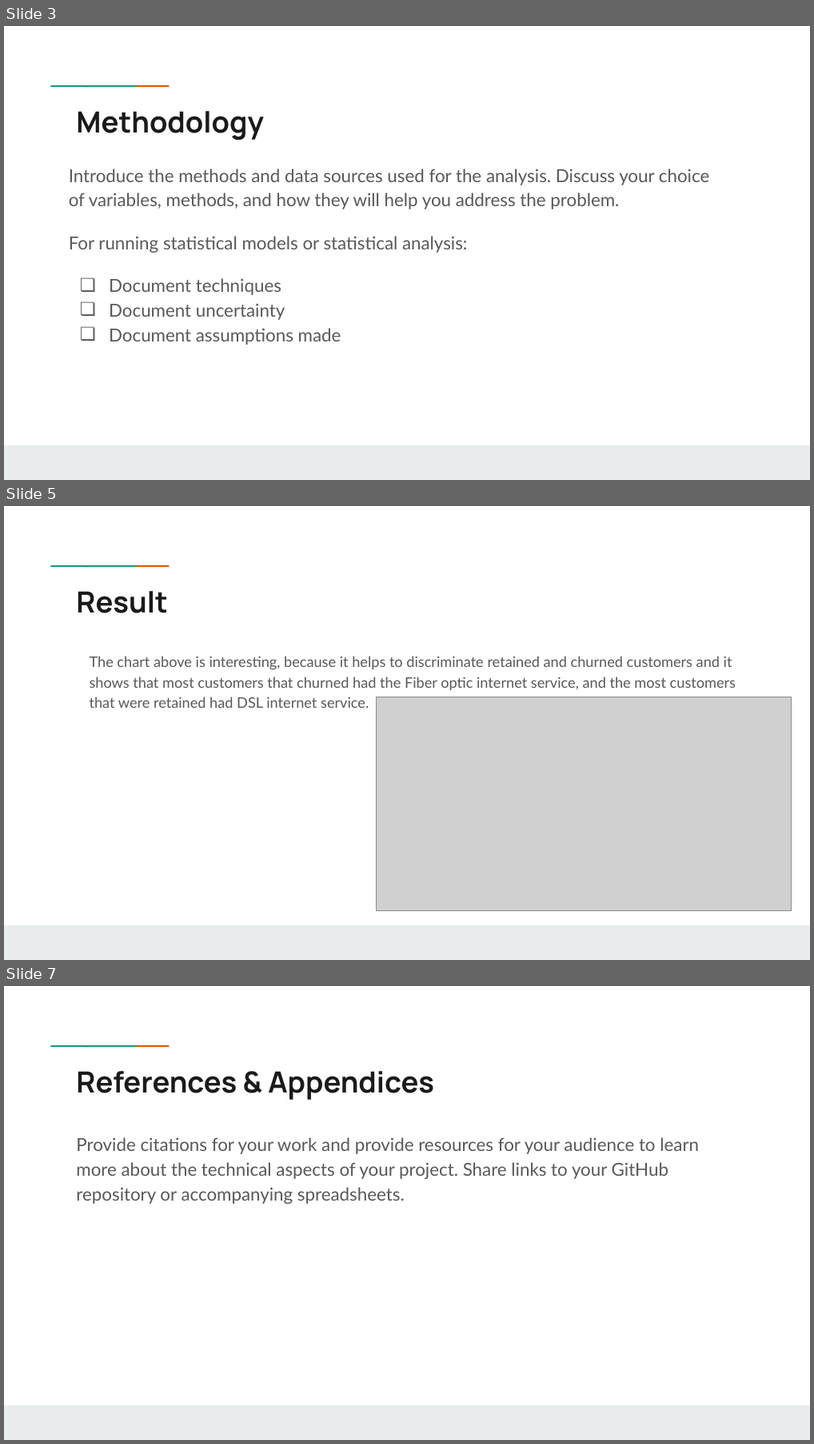
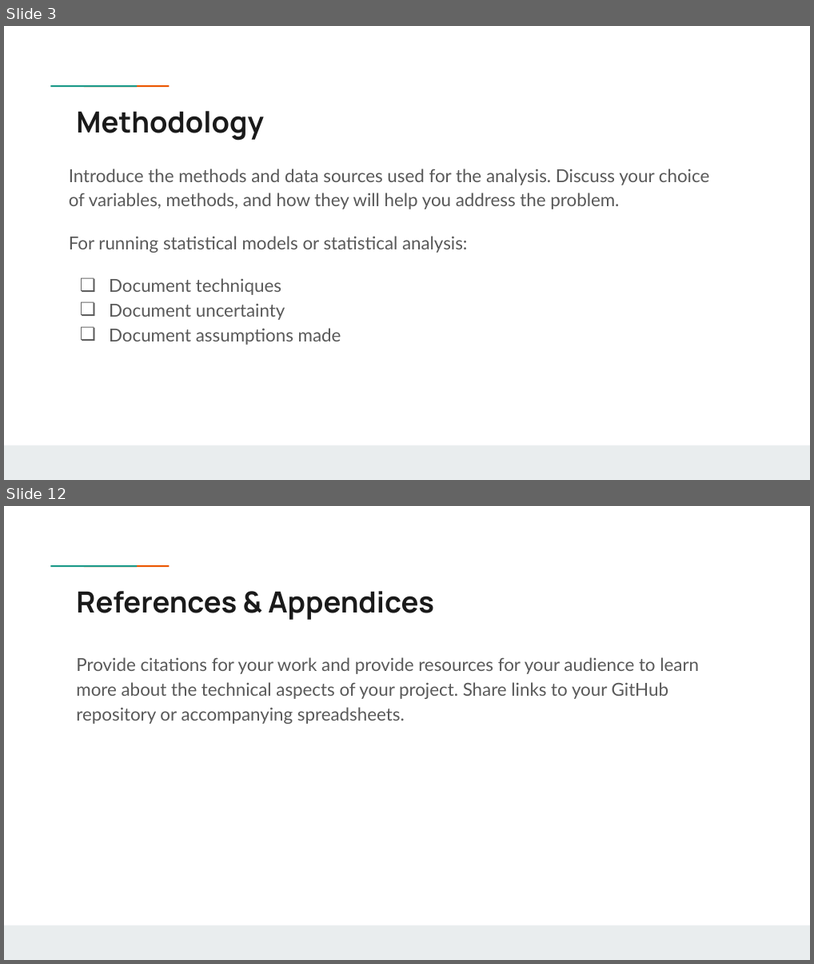
Before and after one commit to Chvava11/Bi_project_customer_churn, a slide deck: Result/Vanessa’s project .pptx. Shown one above the other, each under a label of ours: slides 3, 5 and 7 before the commit, slides 3 and 12 after it; the slides between them are not shown. The pictures are 814x1444 and 814x964 pixels, drawn with LibreOffice and Linux fonts; fonts in the diff are those of the drawing; grey boxes stand for pictures; background and template pictures are left out. Boxes give left, top, right and bottom in pixels: in the first picture for what was removed or moved away, otherwise in the second. Text is boxed around its words. In the diff, an @@ line names an element or a change of style, - is before the commit and + after.

```diff
--- a/Result/Vanessa’s project .pptx
+++ b/Result/Vanessa’s project .pptx
@@ slide 5 removed at (x1=4, y1=506, x2=810, y2=960), background #FFFFFF; not listed: 3 template elements that a slide beside it also shows @@
@@ title removed at (x1=76, y1=591, x2=167, y2=613) @@
-Result
@@ text removed at (x1=90, y1=656, x2=736, y2=708) @@
-The chart above is interesting, because it helps to discriminate retained and churned customers and it shows that most customers that churned had the Fiber optic internet service, and the most customers that were retained had DSL internet service.
@@ picture removed at (x1=377, y1=697, x2=792, y2=911) @@
@@ what was slide 7 is now slide 12 @@
```
Also in this commit, not shown: 3 slides changed, 6 slides added, 1 other file.
